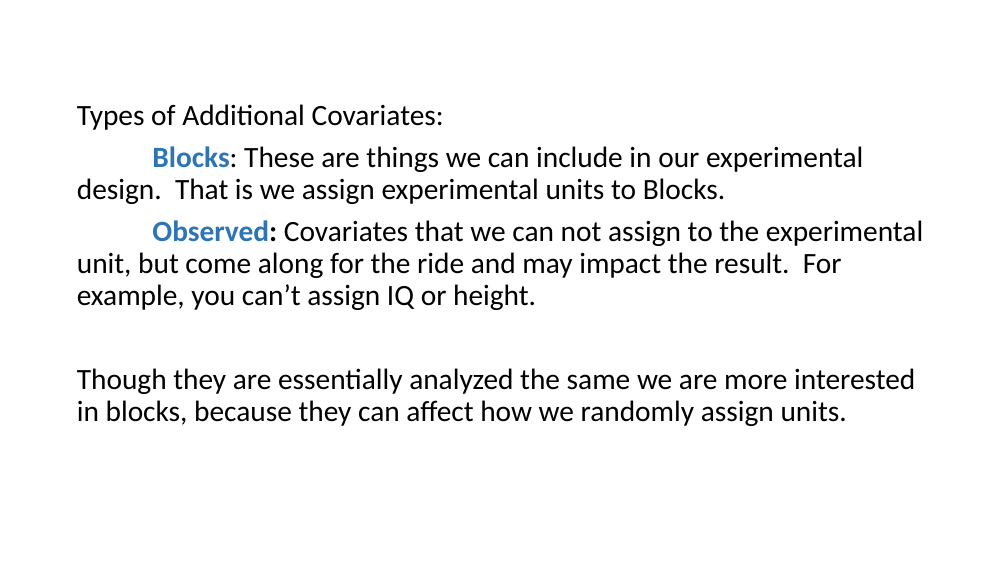
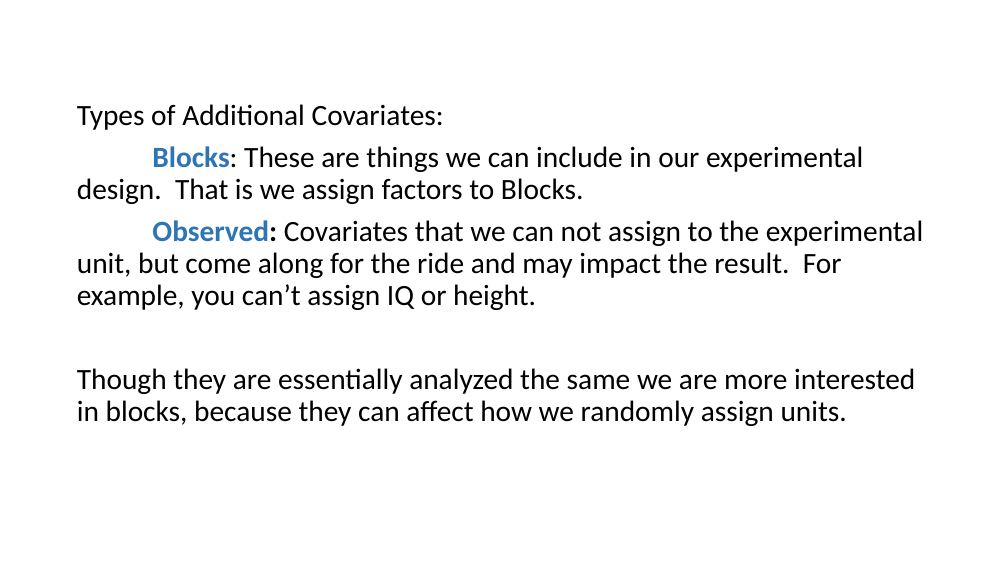
Before and after one commit to dhbrand/iaa_spring1_hw, a slide deck: slide 3 of d_of_e/slides/powerpoints/DOE Lecture 3.pptx. Drawn at 1008x567 pixels with LibreOffice and Linux fonts; fonts in the diff are those of the drawing. Boxes give left, top, right and bottom in pixels: in the first picture for what was removed or moved away, otherwise in the second. Text is boxed around its words. In the diff, an @@ line names an element or a change of style, - is before the commit and + after.

```diff
--- a/d_of_e/slides/powerpoints/DOE Lecture 3.pptx
+++ b/d_of_e/slides/powerpoints/DOE Lecture 3.pptx
@@ text at (x1=77, y1=146, x2=863, y2=204): text changed @@
-Blocks: These are things we can include in our experimental design. That is we assign experimental units to Blocks.
+Blocks: These are things we can include in our experimental design. That is we assign factors to Blocks.
```
Also in this commit, not shown: 2 other slides changed, 5 other files.
